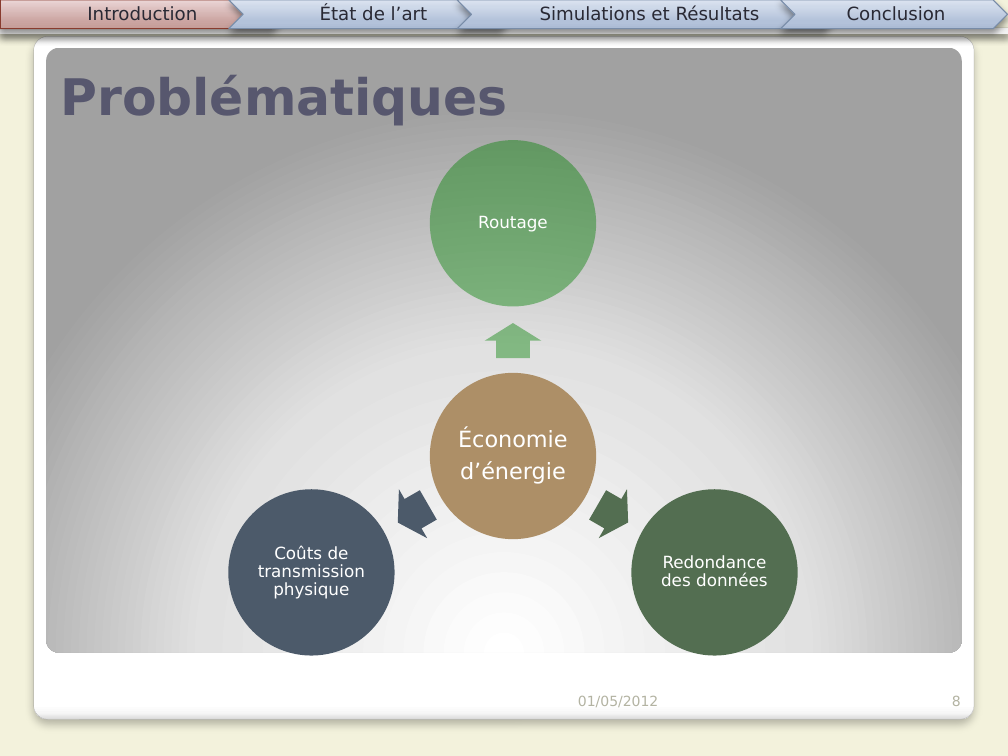
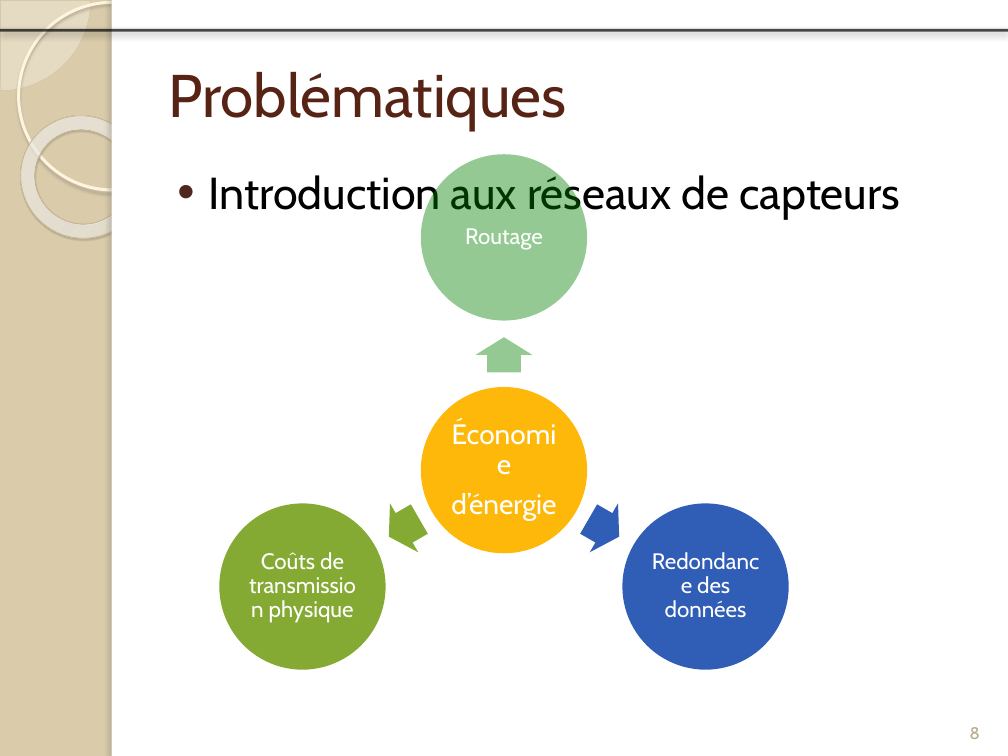
Before and after one commit to Patre/Energy-saving-in-sensors--networks, a slide deck: slide 8 of Redaction/Presentation/pres.pptx. Drawn at 1008x756 pixels with LibreOffice and Linux fonts; fonts in the diff are those of the drawing. Boxes give left, top, right and bottom in pixels: in the first picture for what was removed or moved away, otherwise in the second. Text is boxed around its words. In the diff, an @@ line names an element or a change of style, - is before the commit and + after.

```diff
--- a/Redaction/Presentation/pres.pptx
+++ b/Redaction/Presentation/pres.pptx
@@ background #F3F2DC to #DACCAB @@
@@ pie slice (boxed as its full ellipse) added at (0, 0, 91, 91), fill #FEFAF4 at 33% opacity, outline #D3C39F 0.25 pt @@
@@ ellipse added at (18, 2, 206, 190), outline #FFF5DE 2.15 pt @@
@@ rectangle added at (112, 0, 1008, 756), fill #FFFFFF @@
@@ rectangle added at (112, 0, 120, 756), fill #FFFFFF @@
@@ group removed at (0, 0, 1008, 31): 4 texts, 3 chevrons, 1 line, 1 pentagon arrow @@
-Introduction
-État de l’art
-Simulations et Résultats
-Conclusion
@@ line (0, 30) - (1008, 30): stroke #292934 3.35 pt to #000000 2 pt @@
@@ rounded rectangle removed at (33, 36, 974, 720) @@
@@ rounded rectangle removed at (46, 47, 962, 652) @@
@@ title "Problématiques": place and size @@
-title "Problématiques" at (60, 75, 508, 125)
+title "Problématiques" at (168, 72, 566, 130)
@@ title "Problématiques" at (168, 72, 566, 130): size 36 to 43 pt, font DejaVu Sans to Cabin, text colour #57576E to #572314, bold off; vertical alignment bottom to middle @@
@@ donut added at (0, 91, 169, 263), fill gradient #FFFCF6 to #FFFEFB to #F0D28E, outline #C7B893 0.58 pt @@
@@ text added at (209, 171, 901, 219), 32 pt, text #000000 @@
+• Introduction aux réseaux de capteurs
@@ ellipse at (420, 387, 587, 553): fill #AD8F67 to #FEB80A @@
@@ text "Économie" at (451, 493, 556, 520): size 16 to 20 pt, font DejaVu Sans to Cabin; more space between paragraphs @@
@@ ellipse at (220, 503, 386, 669): fill #4C5A6A to #84AA33 @@
@@ 4 ellipses, 3 texts, 3 right arrows: place and size @@
-4 ellipses, 3 texts, 3 right arrows at (228, 140, 797, 655)
+4 ellipses, 3 texts, 3 right arrows at (220, 154, 788, 669)
@@ right arrow at (374, 495, 433, 561): fill #4C5A6A to #84AA33 @@
@@ right arrow at (575, 495, 634, 561): fill #536E51 to #305EB6 @@
@@ ellipse at (622, 503, 788, 669): fill #536E51 to #305EB6 @@
@@ size 12 to 16 pt, font DejaVu Sans to Cabin; more space between paragraphs in 3 elements at (465, 228, 543, 250), (665, 576, 747, 617), (261, 552, 354, 623) @@
@@ text removed at (578, 696, 658, 707) @@
-01/05/2012
@@ page number: place and size @@
-page number at (952, 696, 961, 706)
+page number at (970, 727, 980, 739)
@@ page number at (970, 727, 980, 739): size 10 to 12 pt, font DejaVu Sans to Cabin, text colour #B4B3A3 to #B6A98A; alignment right to centre @@
```
Also in this commit, not shown: 22 other slides changed, 5 slides added, 15 slides removed, 5 other files.
